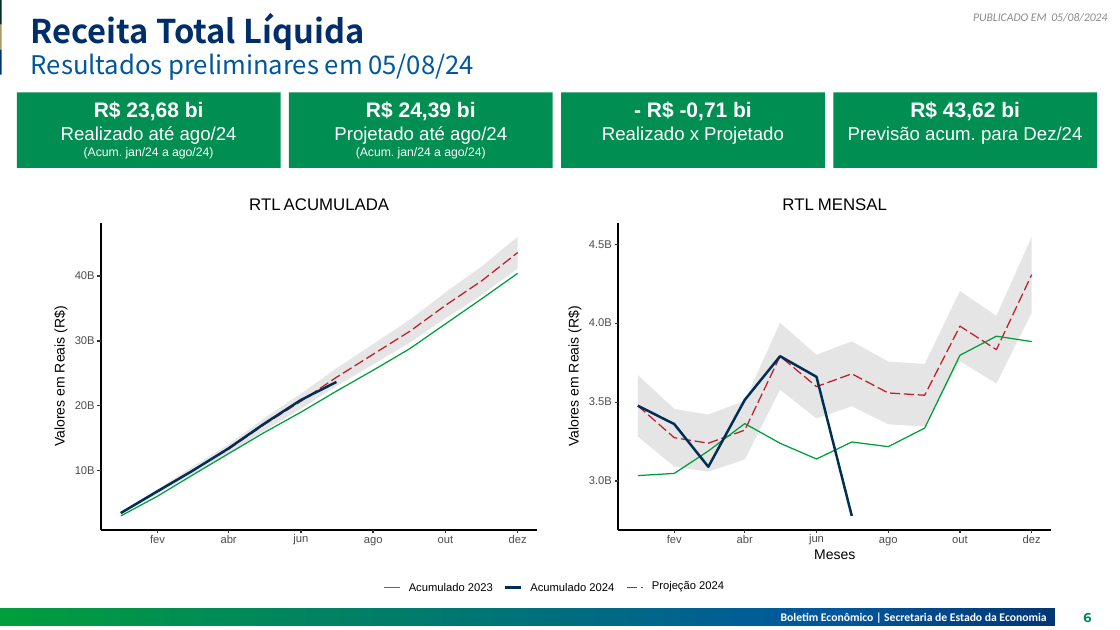
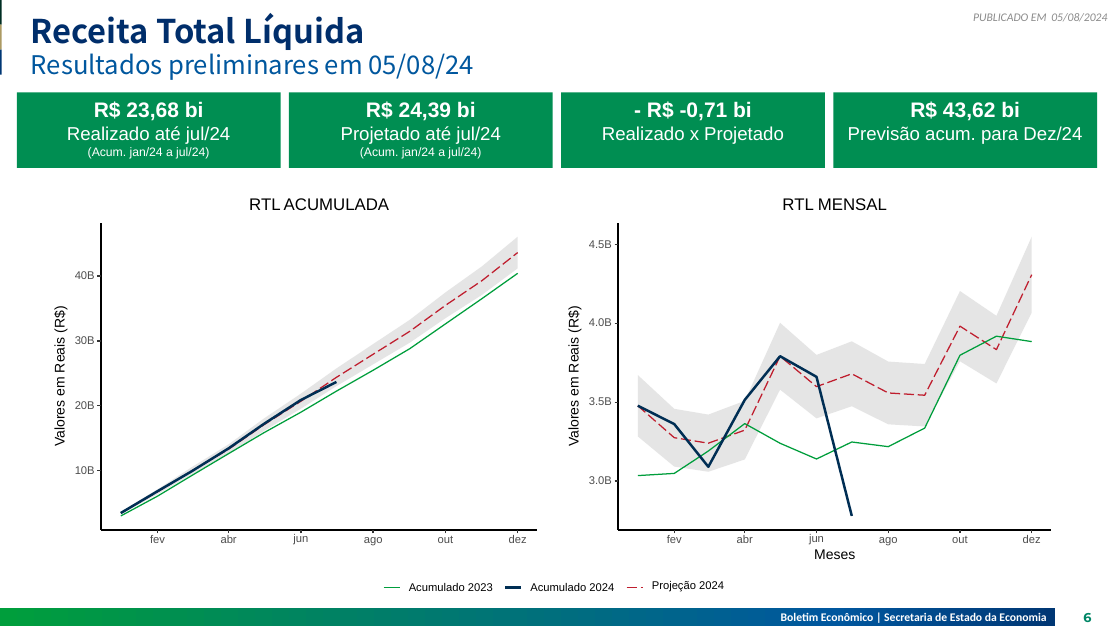
Before and after one commit to raphaellima1/Relatorio_receita, a slide deck: slide 6 of 2024-08-05V2.pptx. Drawn at 1120x630 pixels with LibreOffice and Linux fonts; fonts in the diff are those of the drawing. Boxes give left, top, right and bottom in pixels: in the first picture for what was removed or moved away, otherwise in the second. Text is boxed around its words. In the diff, an @@ line names an element or a change of style, - is before the commit and + after.

```diff
--- a/2024-08-05V2.pptx
+++ b/2024-08-05V2.pptx
@@ text at <box>67,126,230,159</box>: text changed @@
-Realizado até ago/24
-(Acum. jan/24 a ago/24)
+Realizado até jul/24
+(Acum. jan/24 a jul/24)
@@ text at <box>341,126,500,159</box>: text changed @@
-Projetado até ago/24
-(Acum. jan/24 a ago/24)
+Projetado até jul/24
+(Acum. jan/24 a jul/24)
```
Also in this commit, not shown: 4 other slides changed, 4 other files.
